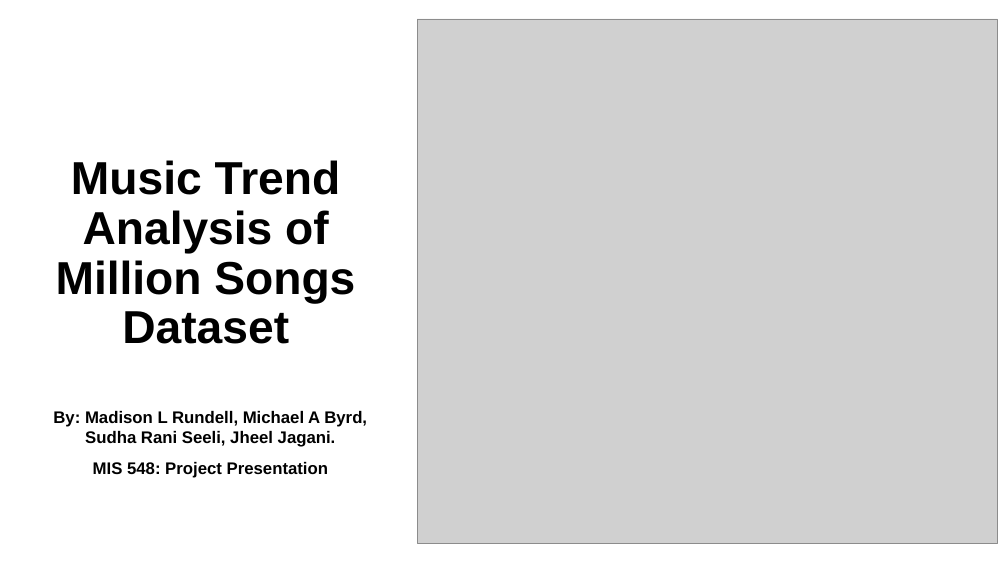
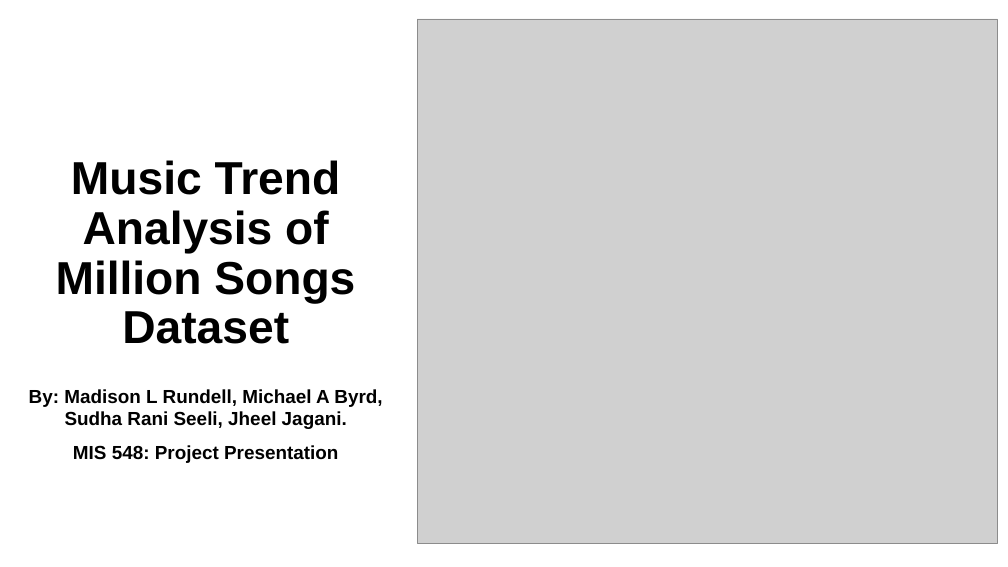
Before and after one commit to majb90/MIS548-Group-6, a slide deck: slide 1 of Project Presentation.pptx. Drawn at 1008x567 pixels with LibreOffice and Linux fonts; fonts in the diff are those of the drawing; grey boxes stand for pictures. Boxes give left, top, right and bottom in pixels: in the first picture for what was removed or moved away, otherwise in the second. Text is boxed around its words. In the diff, an @@ line names an element or a change of style, - is before the commit and + after.

```diff
--- a/Project Presentation.pptx
+++ b/Project Presentation.pptx
@@ subtitle "By: Madison L Rundell, Michael ...": place and size @@
-subtitle "By: Madison L Rundell, Michael ..." at [53, 411, 367, 478]
+subtitle "By: Madison L Rundell, Michael ..." at [29, 389, 382, 463]
@@ subtitle "By: Madison L Rundell, Michael ..." at [29, 389, 382, 463]: size 16 to 18 pt @@
```
Also in this commit, not shown: 4 other slides changed, 17 slides added, 1 slide removed.
